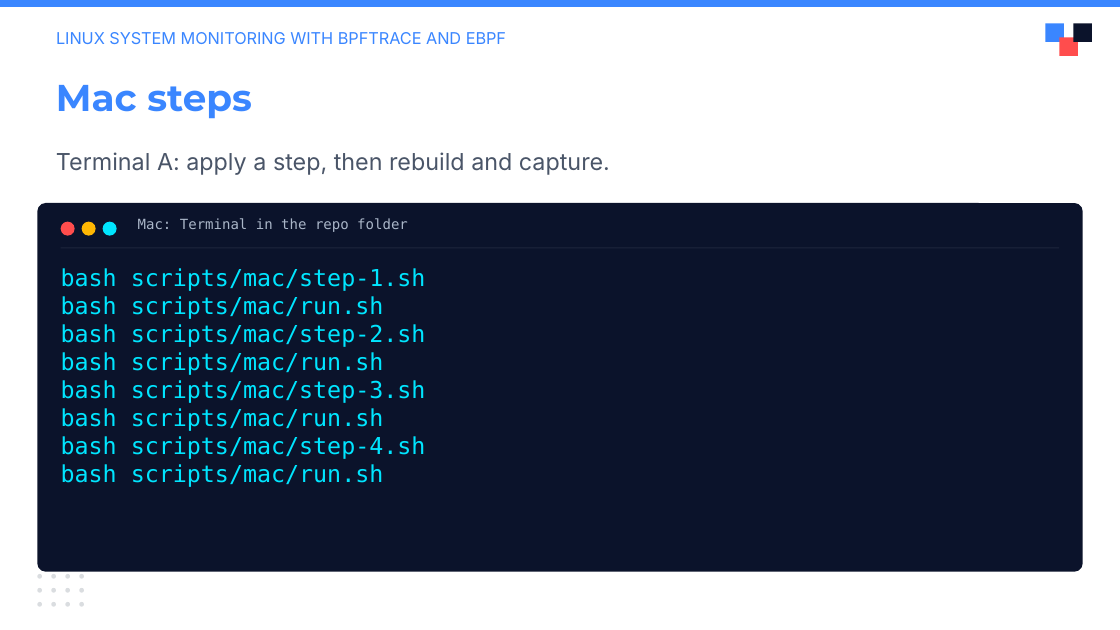
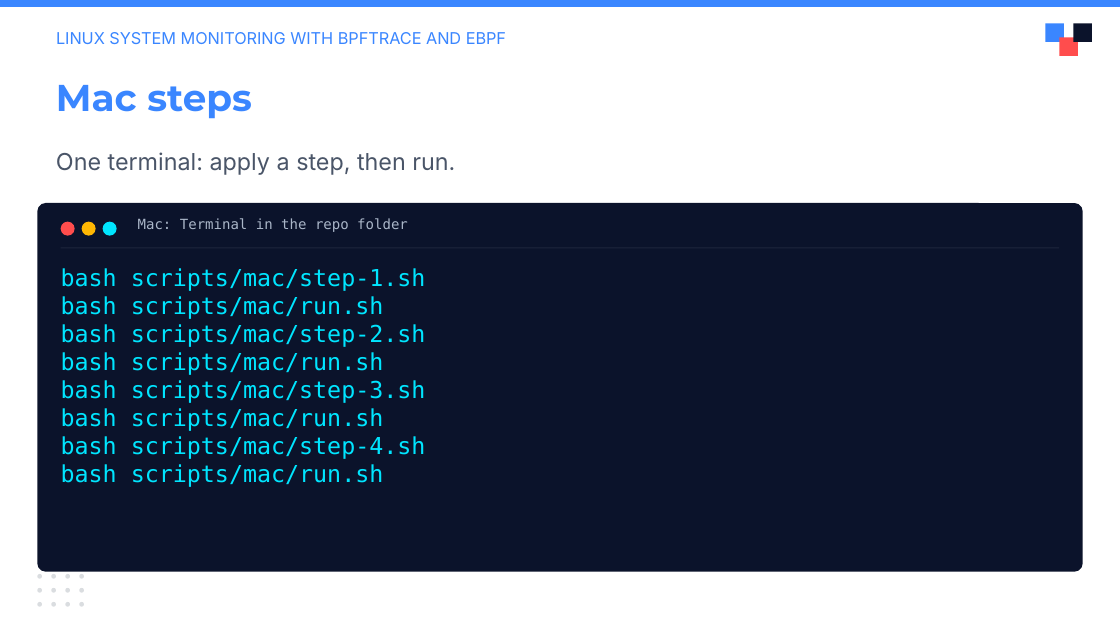
Before and after one commit to julianshalaby-perj/falco-libs-workshop, a slide deck: slide 6 of presentation/falco-libs-intro.pptx. Drawn at 1120x630 pixels with LibreOffice and Linux fonts; fonts in the diff are those of the drawing; background and template pictures are left out. Boxes give left, top, right and bottom in pixels: in the first picture for what was removed or moved away, otherwise in the second. Text is boxed around its words. In the diff, an @@ line names an element or a change of style, - is before the commit and + after.

Commit message:
Simplify slides to one terminal and explain each capture stage

```diff
--- a/presentation/falco-libs-intro.pptx
+++ b/presentation/falco-libs-intro.pptx
@@ text at (x1=56, y1=152, x2=455, y2=175): text changed @@
-Terminal A: apply a step, then rebuild and capture.
+One terminal: apply a step, then run.
```
Also in this commit, not shown: 9 other slides changed.
